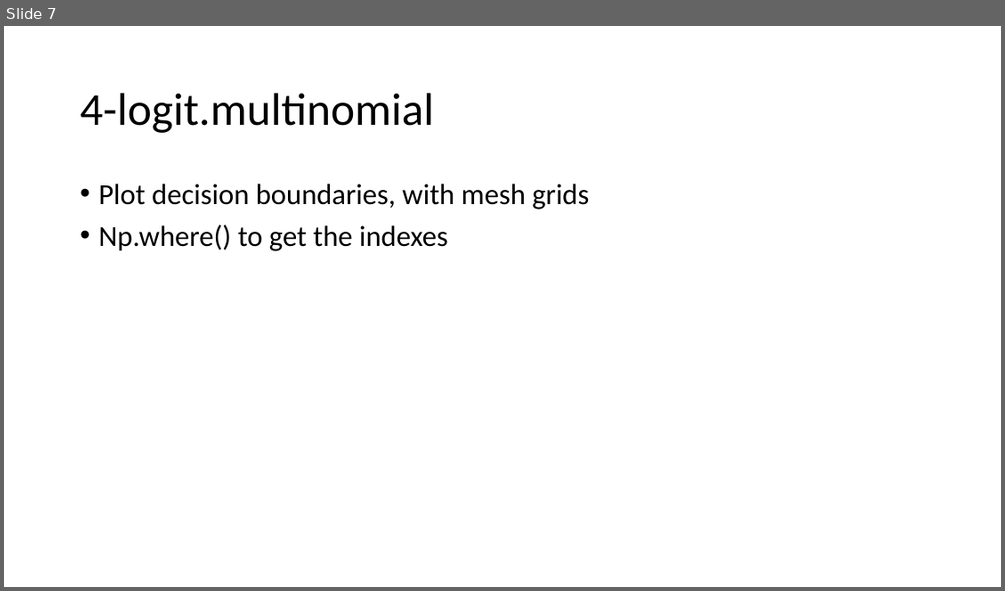
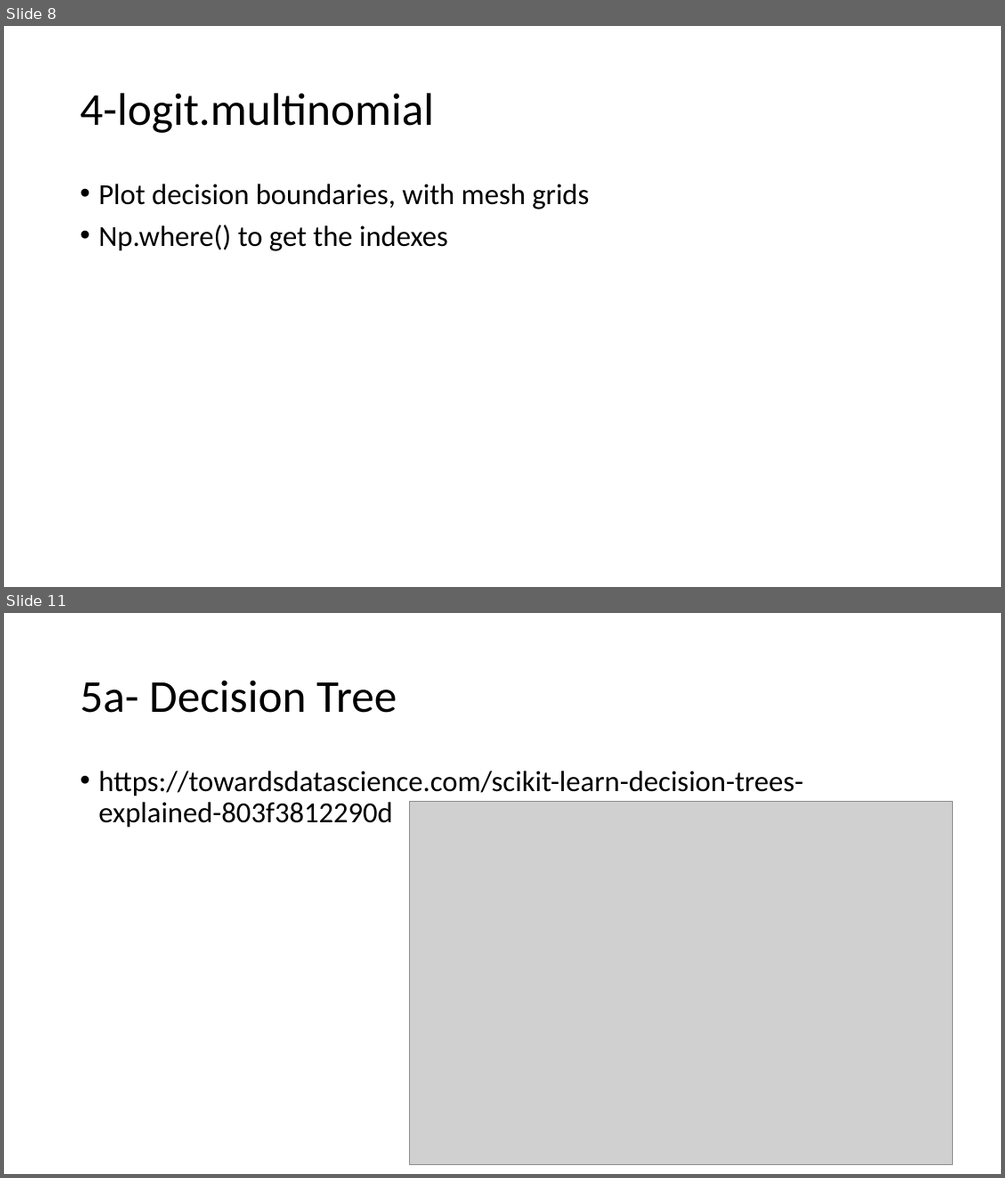
Before and after one commit to FranzGH/IoT_ML, a slide deck: Sklearn-UG.pptx. Shown one above the other, each under a label of ours: slide 7 before the commit, slides 8 and 11 after it; the slides between them are not shown. The pictures are 1005x591 and 1005x1178 pixels, drawn with LibreOffice and Linux fonts; fonts in the diff are those of the drawing; grey boxes stand for pictures. Boxes give left, top, right and bottom in pixels: in the first picture for what was removed or moved away, otherwise in the second. Text is boxed around its words. In the diff, an @@ line names an element or a change of style, - is before the commit and + after.

```diff
--- a/Sklearn-UG.pptx
+++ b/Sklearn-UG.pptx
@@ slide 11 added at (x1=4, y1=613, x2=1001, y2=1174), background #FFFFFF @@
@@ title added at (x1=80, y1=680, x2=396, y2=713), 44 pt, text #000000 @@
+5a- Decision Tree
@@ text added at (x1=98, y1=771, x2=803, y2=827), 28 pt, text #000000 @@
+• https://towardsdatascience.com/scikit-learn-decision-trees-explained-803f3812290d
@@ picture added at (x1=409, y1=802, x2=952, y2=1164) @@
@@ what was slide 7 is now slide 8 @@
```
Also in this commit, not shown: 28 other slides added, 16 other files.
